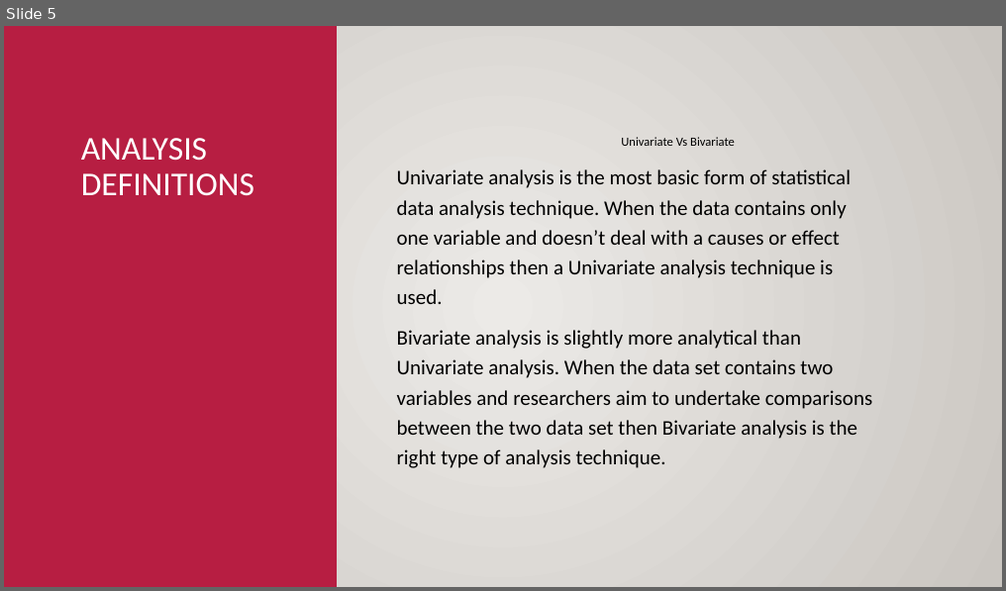
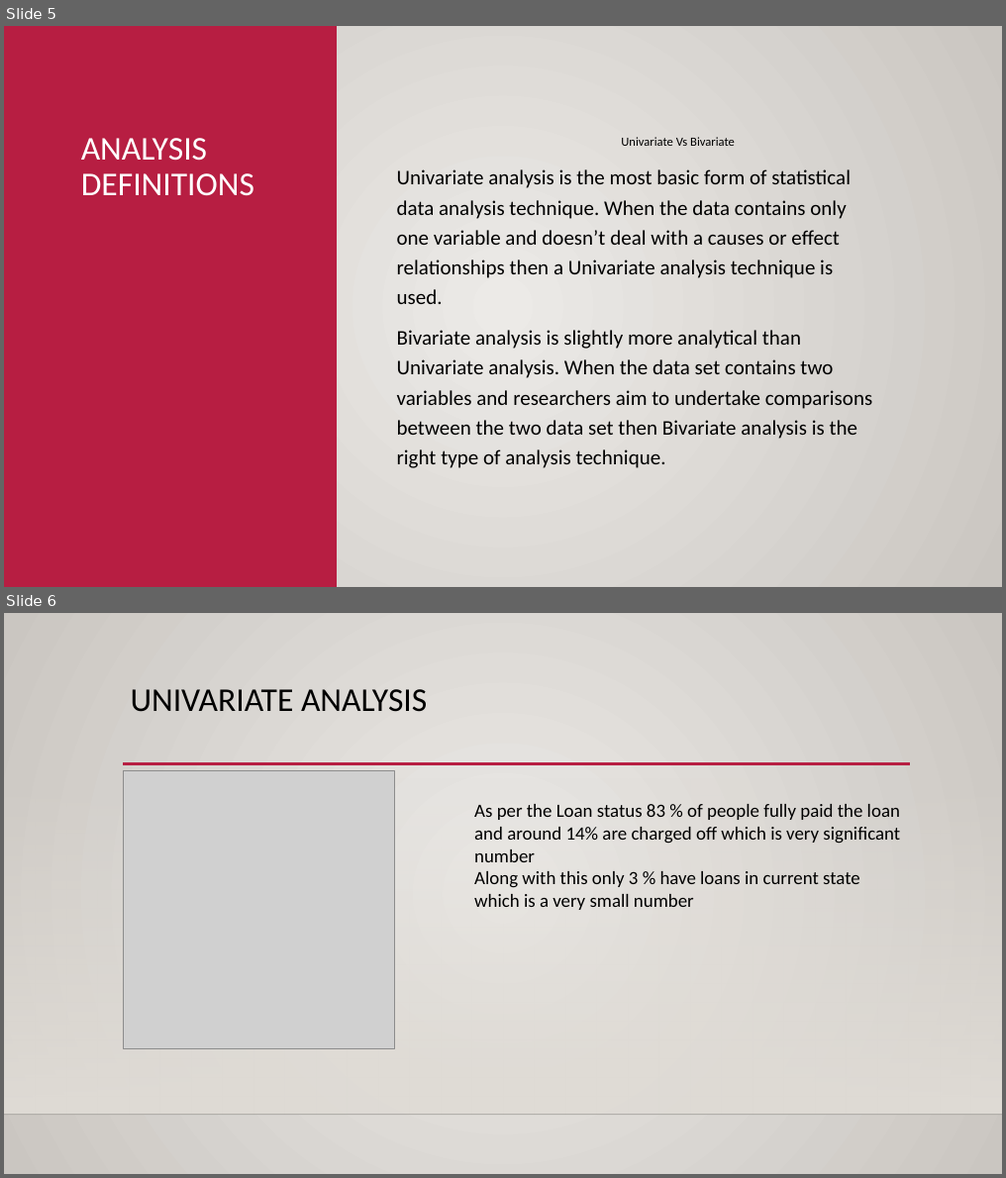
Before and after one commit to jiten-kmar/LendingClubCaseStudy, a slide deck: lending_analysis.pptx. Shown one above the other, each under a label of ours: slide 5 before the commit, slides 5 and 6 after it. The pictures are 1006x591 and 1006x1178 pixels, drawn with LibreOffice and Linux fonts; fonts in the diff are those of the drawing; grey boxes stand for pictures; background and template pictures are left out. Boxes give left, top, right and bottom in pixels: in the first picture for what was removed or moved away, otherwise in the second. Text is boxed around its words. In the diff, an @@ line names an element or a change of style, - is before the commit and + after.

```diff
--- a/lending_analysis.pptx
+++ b/lending_analysis.pptx
@@ slide 6 added at (4,613,1002,1174), background gradient #ECEAE7 to #CAC7C1; not listed: 3 template elements that a slide beside it also shows @@
@@ title added at (131,689,427,712), 32 pt, text #000000 @@
+UNIVARIATE ANALYSIS
@@ picture added at (123,771,395,1050) @@
@@ text added at (474,804,900,910), 18 pt, text #000000 @@
+As per the Loan status 83 % of people fully paid the loan and around 14% are charged off which is very significant number
+Along with this only 3 % have loans in current state which is a very small number
```
Also in this commit, not shown: 3 slides changed, 6 other slides added, 1 slide removed.
